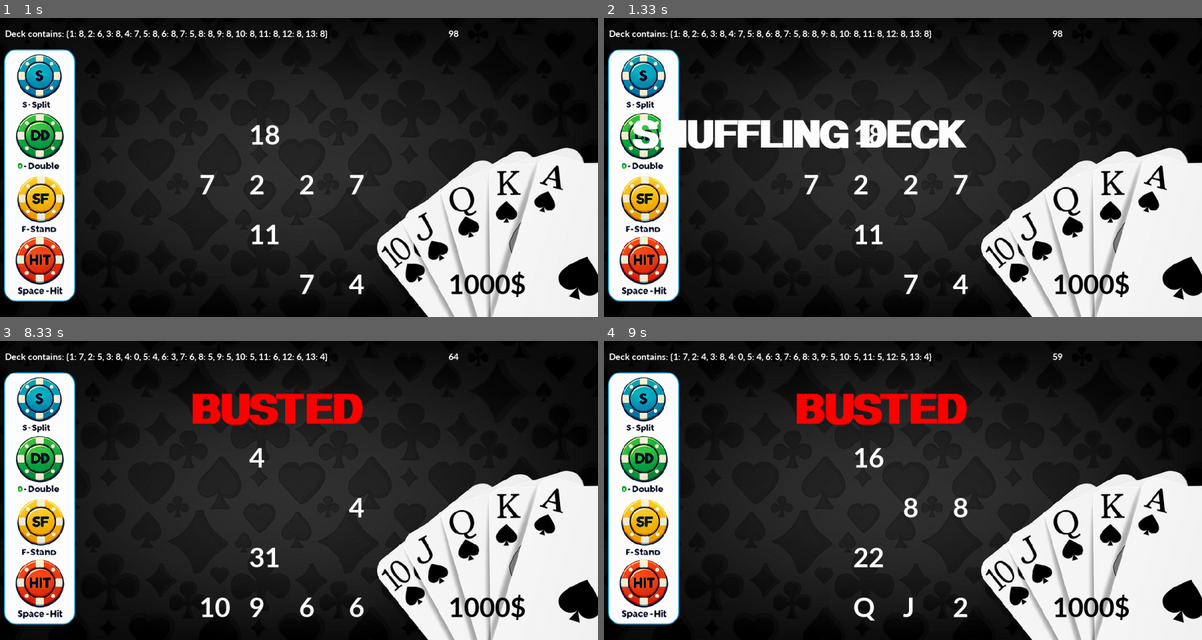
Above: before the commit, frames 1-4 (two rows, left to right).
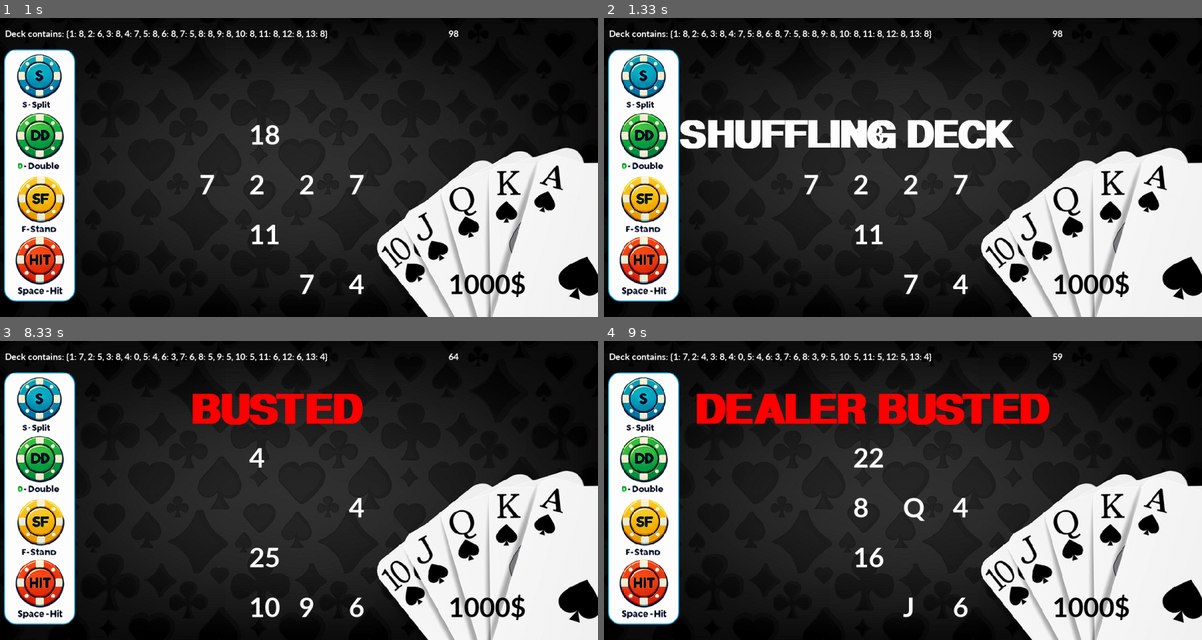
Above: after the commit, the same moments.

Repository: AdrianSV06/pygame.blackjack
Game: pygame game, started from bjgame.py
Two runs of this game, one before a commit and one after it. Both use one fixed random seed, a clock stepped at 60 frames per second and the inputs below.
Inputs:
- Up to frame 1 (1 s): tap Space at 0.33 s; tap F at 0.67 s
- Up to frame 2 (1.33 s): tap Backspace at 1 s
- Up to frame 3 (8.33 s): tap Space at 1.33, 1.73, 2.03, 2.23, 2.57, 2.87, 3.07, 3.37, 3.63, 4.4, 4.8, 5.1, 5.87, 6.17, 6.37, 6.67, 7.37, 7.7, 8, 8.2 s; tap F at 4.48, 5.95, 7.45 s; hold S 5.8-6.27 s; hold S from 8.13 s (still down)
- Up to frame 4 (9 s): tap Space at 8.5, 8.77 s; release S at 8.67 s; tap F at 8.85 s

Frame 1 is identical in both runs. In frame 2, 3.5% of the frame differs, in the area x 4-69%, y 34-44%; in frame 3, 0.6%; in frame 4, 4.8%, in the area x 15-75%, y 17-94%.

Commit message:
Update bjgame.py
split func added

Diff:
--- a/bjgame.py
+++ b/bjgame.py
@@ -51,8 +51,12 @@
 soft = False
 d_soft = False
 player_value = 0
+split = False
+acc_split_c1 = False
+acc_split_c2 = False
 card_list = []
 dealer_card_list = []
+split_player_card_list = []
 player_balance = 1000
 card_display = {1: "A", 11: "J", 12: "Q", 13: "K"}
 start_text = font4.render("PRESS SPACE TO START", True, (255, 255, 255))
@@ -70,50 +74,100 @@
                 try:
                     start = False
                     if player_value > 21 or stand == True:
+                        #reset veriables and deck if nescesary
                         stand = False
                         soft = False
                         d_soft = False
+                        acc_split_c1 = False
+                        acc_split_c2 = False
                         if sum(deck.cards.values()) <= 20:
                             deck = Deck(2)
+                        if split == True:
+                            s_d_card = dealer_card_list[0]
+                            s_player_value = sum(10 if num in [11, 12, 13] else 11 if num == 1 else num for num in card_list)
                         dealer_card_count = 0
                         card_count = 0
                         card_list = []
                         dealer_card_list = []
+                        #draws dealer card
                         d_card = deck.draw_card()
                         dealer_card_list.insert(0,d_card)
+                        #checks if dealer soft
                         if 1 in dealer_card_list and sum(10 if num in [11, 12, 13] else 11 if num == 1 else num for num in dealer_card_list) < 22:
                             d_soft = True
+                        #calculates dealer sum
                         dealer_value = sum(10 if num in [11, 12, 13] else 11 if num == 1 else num for num in dealer_card_list)
-                        card = deck.draw_card()
-                        card_list.insert(card_count,card)
+                        #draws first player card
+                        if split == False:
+                            card = deck.draw_card()
+                            card_list.insert(card_count,card)
+                        if split == True:
+                            acc_split_c2 = True
+                            card_list.insert(card_count,s_card)
+                            split = False
+                            dealer_card_list = []
+                            dealer_card_list.insert(0,s_d_card)
+                            dealer_value = sum(10 if num in [11, 12, 13] else 11 if num == 1 else num for num in dealer_card_list)
+
+
+                    #draws next player card
 
                     card_count += 1
                     card = deck.draw_card()
                     card_list.insert(card_count,card)
+                    temp_list = [10 if x in (11, 12, 13) else x for x in card_list]
+
+                    if len(card_list) < 3 and temp_list[0] == temp_list[1]:
+                        acc_split_c1 = True
+
+                    if acc_split_c2 == True:
+                        card_list.pop(-1)
+                        card_count -= 1
+                        acc_split_c2 = False
+                        acc_split_c1 = False
+
+                    #checks if player soft
                     if 1 in card_list and sum(10 if num in [11, 12, 13] else 11 if num == 1 else num for num in card_list) < 22:
                         soft = True
+                    #calculates player value
                     player_value = sum(10 if num in [11, 12, 13] else 11 if num == 1 else num for num in card_list)
+                    #checks if player over 21 and soft, if so, gives new value with ace = 1
                     if player_value > 21:
                         sum(10 if num in [11, 12, 13] else num for num in card_list)
 
+                #if deck empty
                 except ValueError:
                     card = "No Cards"
 
-            if event.key == pygame.K_f:
-                if stand == False:
-                    stand = True
-                    while dealer_value < 16:
-                        if 1 in dealer_card_list:
-                            d_soft = True
-                        dealer_card_count += 1
-                        d_card = deck.draw_card()
-                        dealer_card_list.insert(dealer_card_count, d_card)
-                        dealer_value = sum(10 if num in [11, 12, 13] else 11 if num == 1 else num for num in dealer_card_list)
-                        if dealer_value > 21 and d_soft == True:
-                            d_soft = False
-                            dealer_value = sum(10 if num in [11, 12, 13] else num for num in dealer_card_list)
-
-
+            #stand function
+            if event.key == pygame.K_f and stand == False:
+                stand = True
+                if split == True:
+                    break
+                #dealer draws untill 17 or higher
+                while dealer_value < 17:
+                    if 1 in dealer_card_list:
+                        d_soft = True
+                    dealer_card_count += 1
+                    d_card = deck.draw_card()
+                    dealer_card_list.insert(dealer_card_count, d_card)
+                    dealer_value = sum(10 if num in [11, 12, 13] else 11 if num == 1 else num for num in dealer_card_list)
+                    #checks if dealer over 21 and soft, if so, gives new value with ace = 1
+                    if dealer_value > 21 and d_soft == True:
+                        d_soft = False
+                        dealer_value = sum(10 if num in [11, 12, 13] else num for num in dealer_card_list)
+
+            #split function
+            if event.key == pygame.K_s and acc_split_c1 == True and stand == False and split == False and acc_split_c2 == False:
+                acc_split_c2 = False
+                split = True
+                s_card = card_list[1]
+                card_list.pop(1)
+                card_count -= 1
+
+
+
+            #reset deck
             if event.key == pygame.K_BACKSPACE:
                 deck = Deck(2)
                 card = None
@@ -121,25 +175,25 @@
                 card_count = 0
                 player_value = 22
                 start = True
-                screen.blit(shuffle_text, (55, 200))
+                screen.blit(shuffle_text, (150, 200))
 
 
     #graphics
     if start == False:
         screen.blit(background, (0, 0))
 
-        if card_count > 0:
-            for i in range(card_count+1):
-                    place = 700 - 100 * i
-                    display_value = card_display.get(card_list[i], card_list[i])
-                    card_text = font1.render(str(display_value), True, (255, 255, 255))
-                    screen.blit(card_text, (place, 500))
-
-            for i in range(dealer_card_count+1):
-                    d_place = 700 - 100 * i
-                    d_display_value = card_display.get(dealer_card_list[i], dealer_card_list[i])
-                    dealer_text = font1.render(str(d_display_value), True, (255, 255, 255))
-                    screen.blit(dealer_text, (d_place, 300))
+
+        for i in range(card_count+1):
+                place = 700 - 100 * i
+                display_value = card_display.get(card_list[i], card_list[i])
+                card_text = font1.render(str(display_value), True, (255, 255, 255))
+                screen.blit(card_text, (place, 500))
+
+        for i in range(dealer_card_count+1):
+                d_place = 700 - 100 * i
+                d_display_value = card_display.get(dealer_card_list[i], dealer_card_list[i])
+                dealer_text = font1.render(str(d_display_value), True, (255, 255, 255))
+                screen.blit(dealer_text, (d_place, 300))
 
         deck_text = font2.render(str(deck), True, (255, 255, 255))
         screen.blit(deck_text, (10, 20))
@@ -160,7 +214,7 @@
             soft = False
             player_value = sum(10 if num in [11, 12, 13] else num for num in card_list)
 
-        if d_soft == False and player_value > 21:
+        if soft == False and player_value > 21:
             busted_text = font3.render("BUSTED", True, (255, 0, 0))
             screen.blit(busted_text, (380, 100))
 
